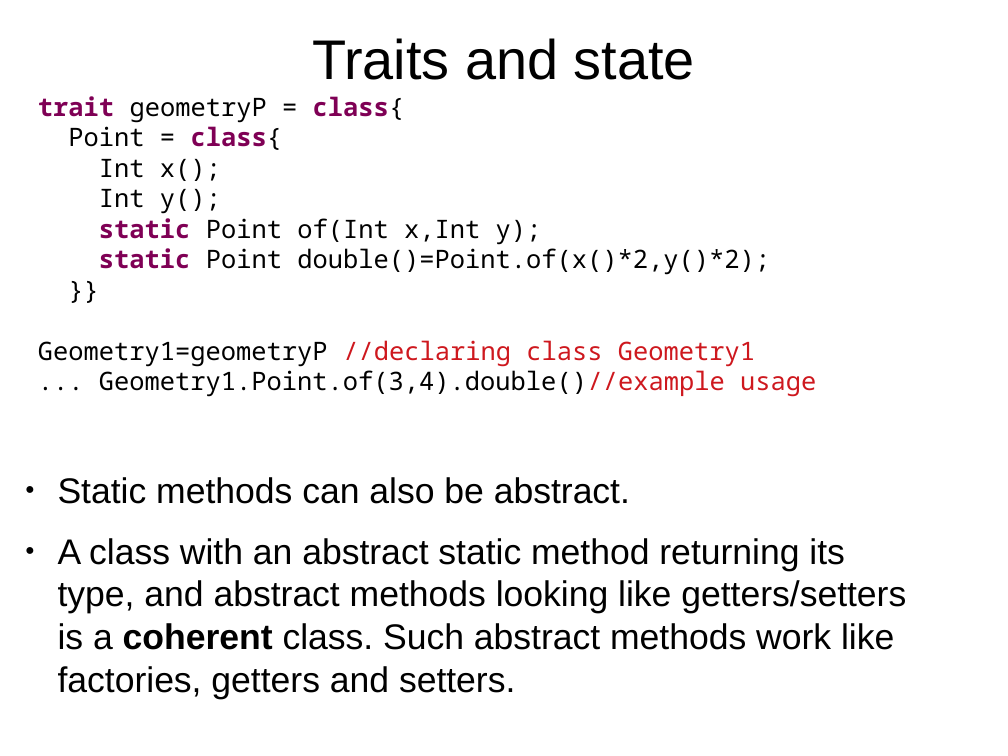
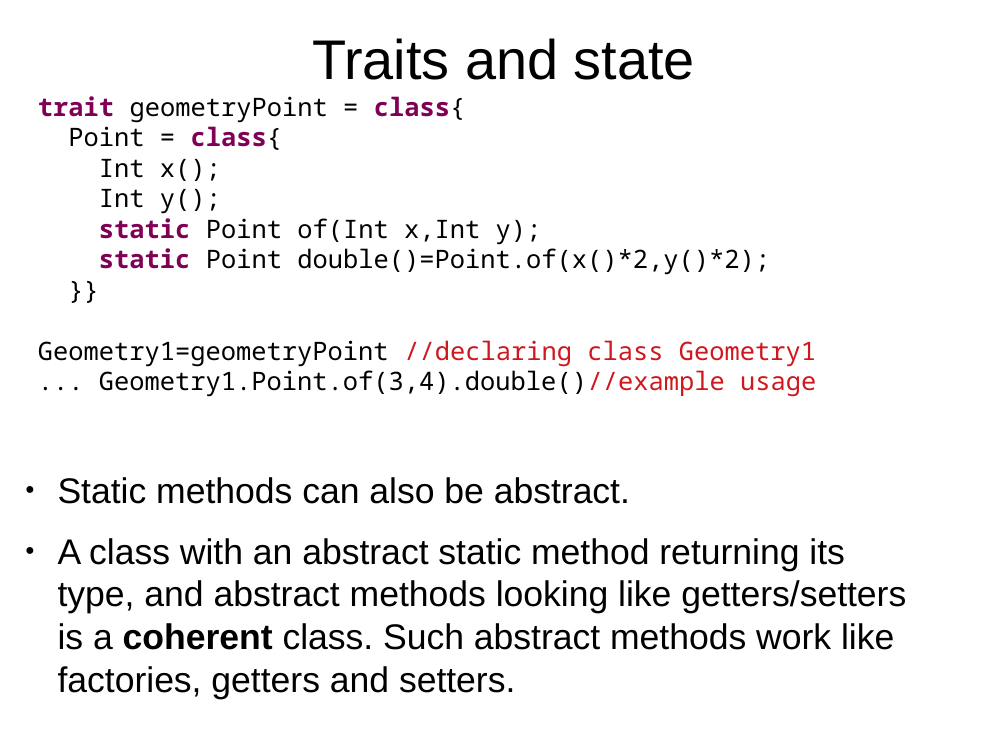
Before and after one commit to ElvisResearchGroup/L42, a slide deck: slide 4 of Main/papers/Sapling1/SaplingTalk.odp. Drawn at 1008x756 pixels with LibreOffice and Linux fonts; fonts in the diff are those of the drawing. Boxes give left, top, right and bottom in pixels: in the first picture for what was removed or moved away, otherwise in the second. Text is boxed around its words. In the diff, an @@ line names an element or a change of style, - is before the commit and + after.

```diff
--- a/Main/papers/Sapling1/SaplingTalk.odp
+++ b/Main/papers/Sapling1/SaplingTalk.odp
@@ text at [38, 96, 466, 123]: text changed @@
-trait geometryP = class{
+trait geometryPoint = class{
@@ text at [38, 340, 816, 367]: text changed @@
-Geometry1=geometryP //declaring class Geometry1
+Geometry1=geometryPoint //declaring class Geometry1
```
Also in this commit, not shown: 8 other slides changed, 1 slide added, 3 other files.
